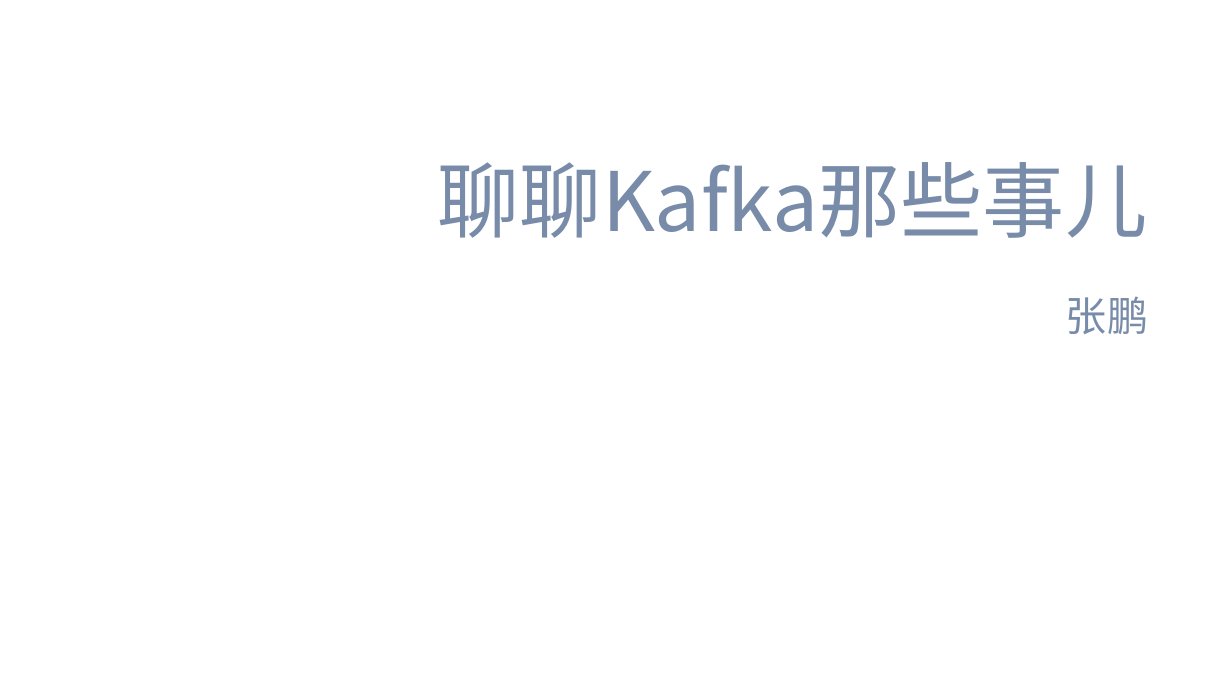
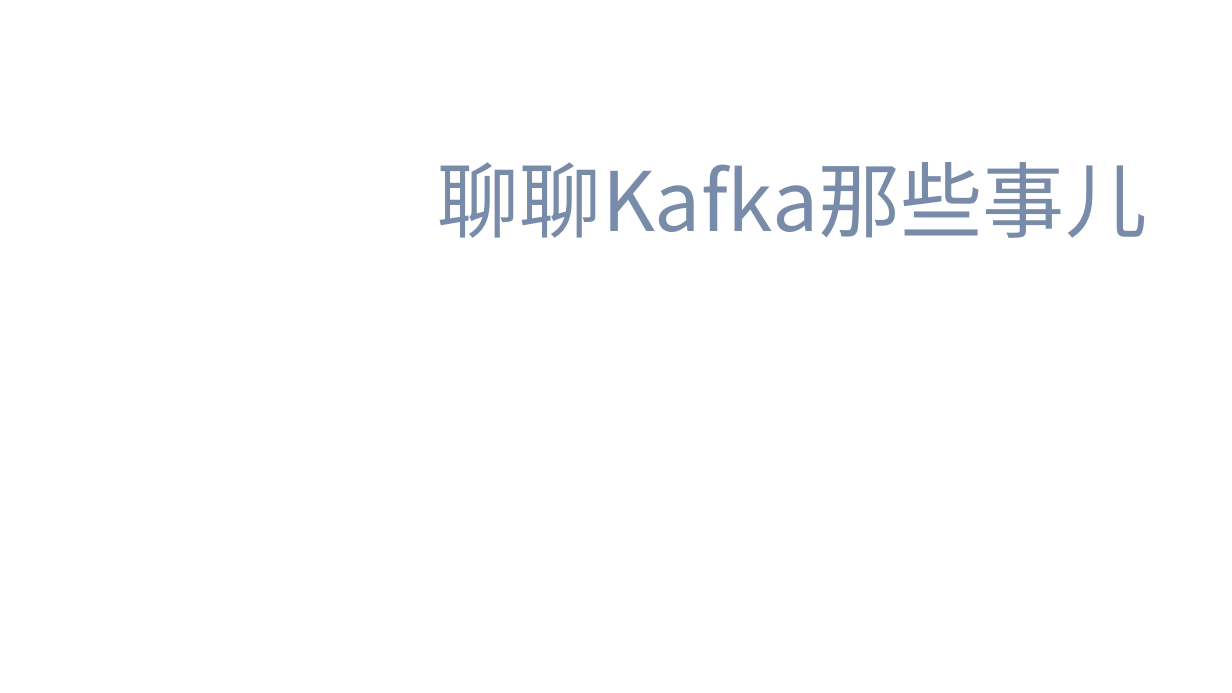
Before and after one commit to dunwu/bigdata-tutorial, a slide deck: slide 1 of assets/kafka/kafka.pptx. Drawn at 1232x693 pixels with LibreOffice and Linux fonts; fonts in the diff are those of the drawing; background and template pictures are left out. Boxes give left, top, right and bottom in pixels: in the first picture for what was removed or moved away, otherwise in the second. Text is boxed around its words. In the diff, an @@ line names an element or a change of style, - is before the commit and + after.

```diff
--- a/assets/kafka/kafka.pptx
+++ b/assets/kafka/kafka.pptx
@@ text removed at [1066,297,1148,334] @@
-张鹏
```
Also in this commit, not shown: 18 other slides changed, 2 other files.
